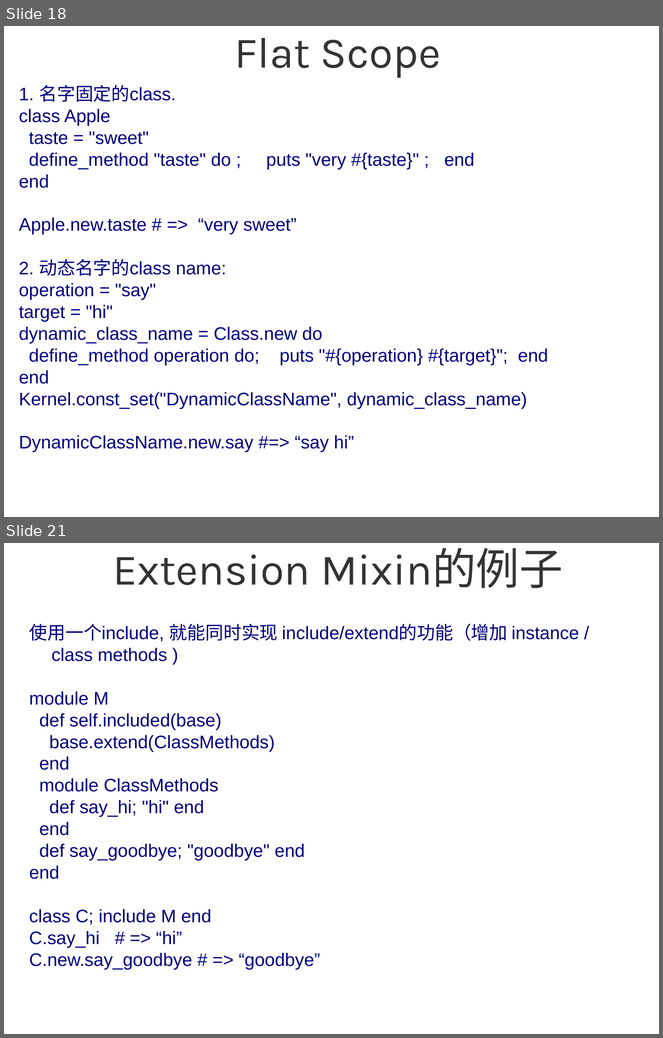
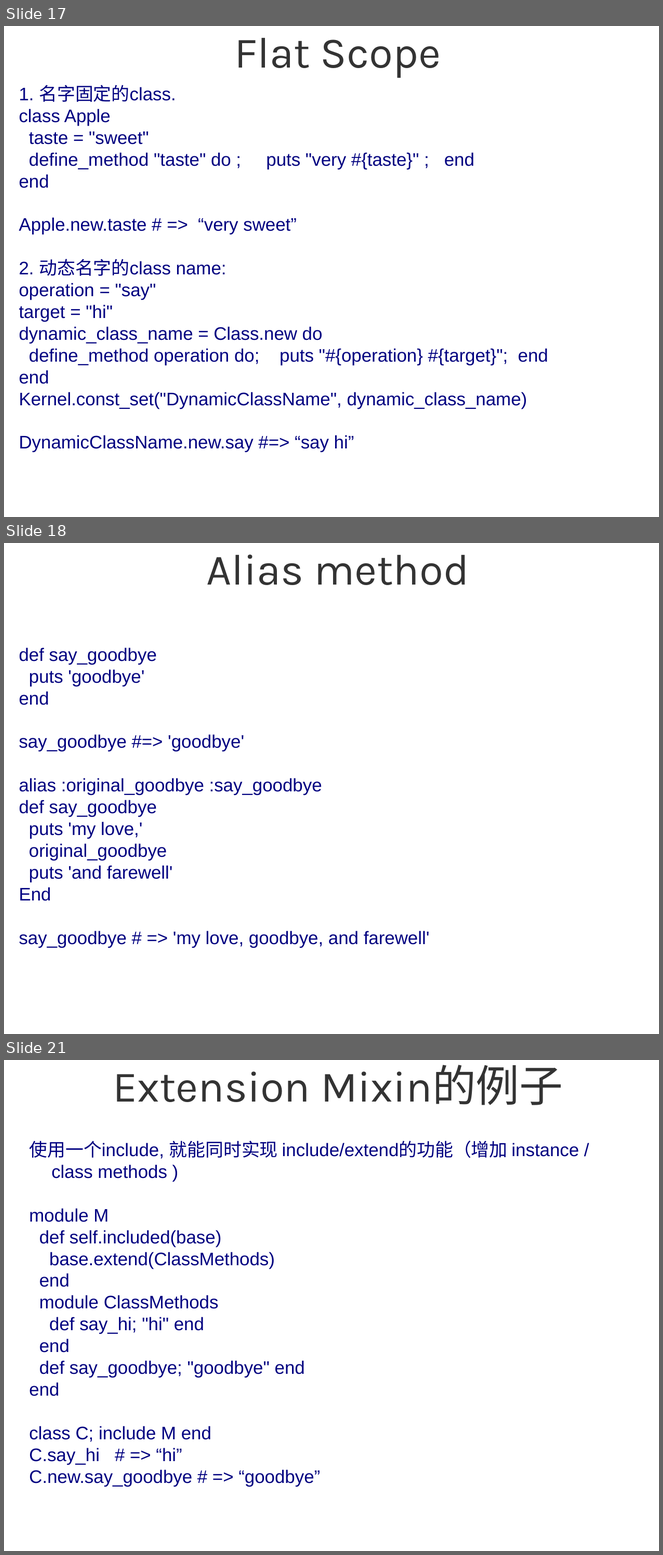
Before and after one commit to sg552/meta_ruby, a slide deck: meta_programming_ruby.odp. Shown one above the other, each under a label of ours: slides 18 and 21 before the commit, slides 17, 18 and 21 after it; the slides between them are not shown. The pictures are 663x1038 and 663x1555 pixels, drawn with LibreOffice and Linux fonts; fonts in the diff are those of the drawing; background and template pictures are left out. Boxes give left, top, right and bottom in pixels: in the first picture for what was removed or moved away, otherwise in the second. Text is boxed around its words. In the diff, an @@ line names an element or a change of style, - is before the commit and + after.

```diff
--- a/meta_programming_ruby.odp
+++ b/meta_programming_ruby.odp
@@ slide 18 added at (4, 543, 659, 1034), background #FFFFFF @@
@@ title added at (206, 554, 469, 585), 52.8 pt, text #333333 @@
+Alias method
@@ subtitle added at (19, 648, 430, 948), 22 pt, text #000080 @@
+def say_goodbye
+puts 'goodbye'
+end
+say_goodbye #=> 'goodbye'
+alias :original_goodbye :say_goodbye
+def say_goodbye
+puts 'my love,'
+original_goodbye
+puts 'and farewell'
+End
+say_goodbye # => 'my love, goodbye, and farewell'
@@ what was slide 18 is now slide 17 @@
```
Also in this commit, not shown: 9 slides changed, 11 other slides added, 3 slides removed, 2 other files.
